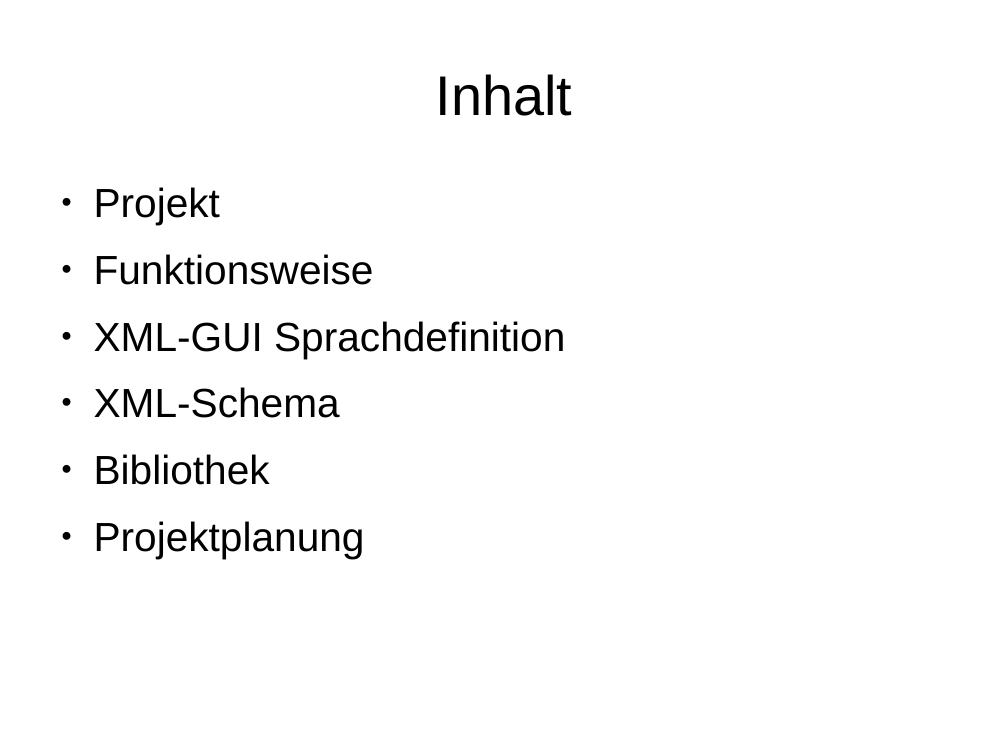
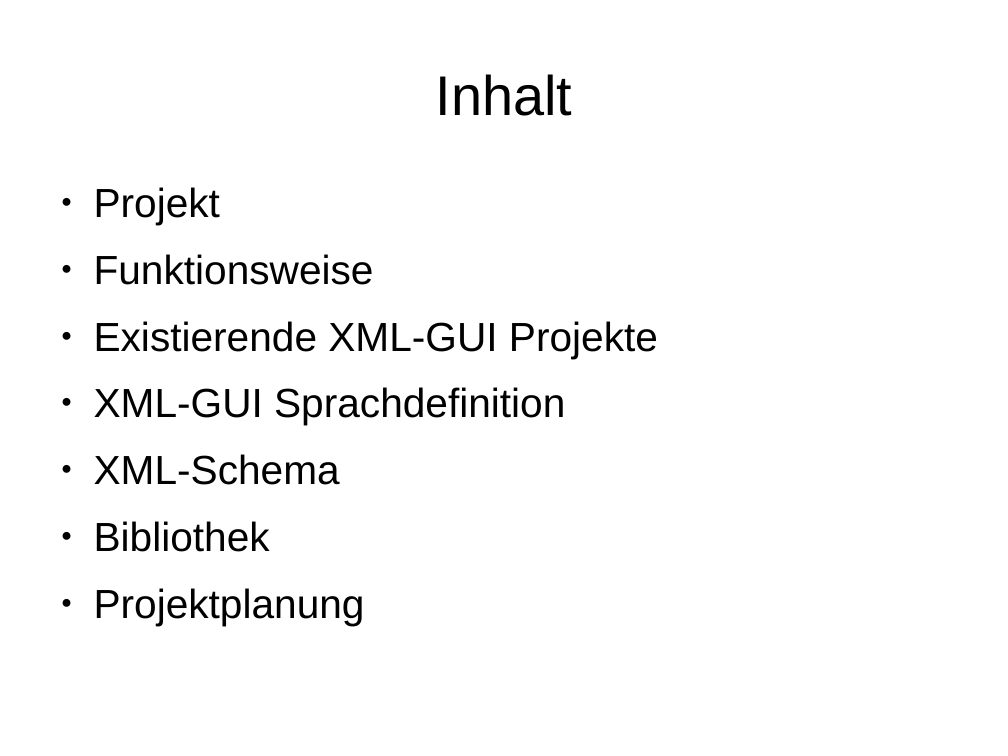
Before and after one commit to hheimbuerger/yaxgl, a slide deck: slide 2 of documents/Praesentationen/Praesentation XML-GUI.odp. Drawn at 1008x756 pixels with LibreOffice and Linux fonts; fonts in the diff are those of the drawing; background and template pictures are left out. Boxes give left, top, right and bottom in pixels: in the first picture for what was removed or moved away, otherwise in the second. Text is boxed around its words. In the diff, an @@ line names an element or a change of style, - is before the commit and + after.

```diff
--- a/documents/Praesentationen/Praesentation XML-GUI.odp
+++ b/documents/Praesentationen/Praesentation XML-GUI.odp
@@ text at box(94, 321, 658, 358): paragraph added @@
+● Existierende XML-GUI Projekte
```
Also in this commit, not shown: 1 other slide changed.
